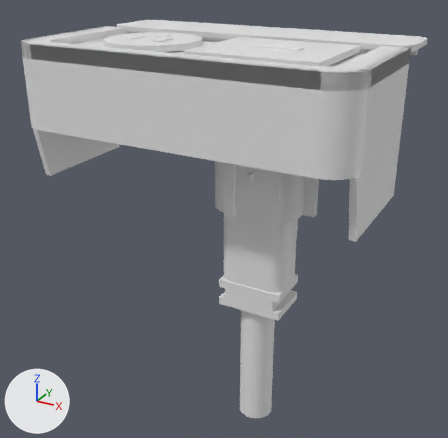
Two versions of the OBJ model accurate_models/mated_assembly.obj, one commit apart.
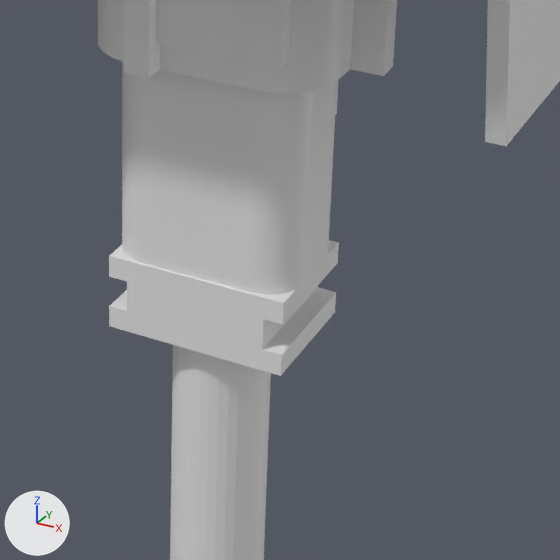
Each version appears first whole from a camera (50 mm lens) standing at (124.5, -274.7, 34.4) and looking at (-0.9, -46.7, -79.6), and next in a close-up on the part from 41% to 84% of the width and 44% to 88% of the height. Lighting does not change. The marker at lower left points along +X, +Y and +Z. The older version's two pictures come first. Where no turn or scale is listed for an object, it has been applied to the vertices. Vertices at exactly the same position are counted once.

Names of what the first close-up shows: 'mated_assembly'.
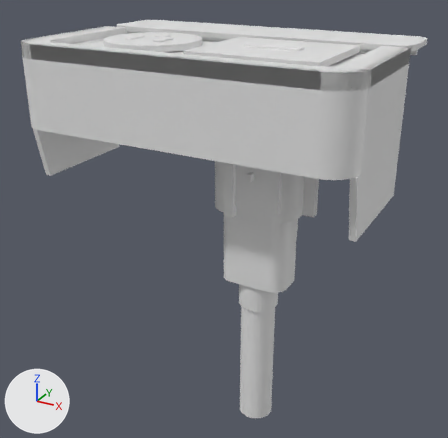
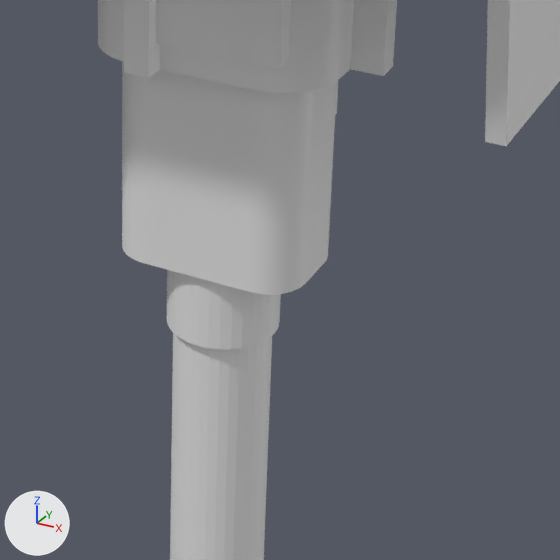
Where the change shows, as pixel boxes (x1, y1, x2, y2) in the close-ups (560 x 560 px):
part 1 of me_mated_assembly, cut back
    before: (109, 240, 339, 560)
    after: (167, 270, 281, 560)

Edits to the bpy script that builds the scene:
```text
Change me_mated_assembly:
    used by ob_mated_assembly; location = (0.0, 0.0, 0.0)
    remove me_mated_assembly.from_pydata(...)  # 4172 vertices, 8708 faces; spans x -71.0..71.0, y -95.0..0.0, z -166.0..1.0
    add me_mated_assembly.from_pydata(...)  # 4213 vertices, 8792 faces; spans x -71.0..71.0, y -95.0..0.0, z -166.0..1.0
    me_mated_assembly part 1
    19 vertices are removed from x 11.0..39.0, y -72.0..-52.0, z -108.0..-96.0
    54 faces are deleted
    7 vertices move from x 11.0..39.0, y -72.0..-52.0, z -108.0..-99.0 to x 23.0..32.0, y -65.0..-54.0, z -108.0..-96.0
    34 vertices are added at x 16.0..33.0, y -71.0..-54.0, z -108.0..-96.0
    26 new vertices lie (0.0, 0.0, 12.0) away from vertices in x 16.0..33.0, y -71.0..-54.0, z -108.0
    138 new faces join them
```
